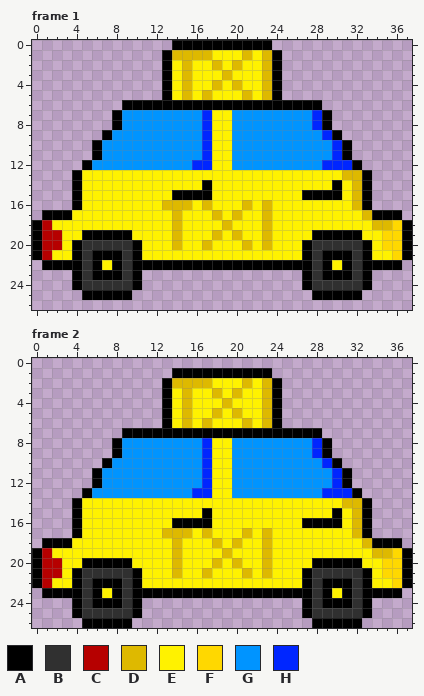
Edited in one commit: pixel-art file (assets/Textures/sprites/car_taxi.ase). Above is the file before it was changed.
38x27 pixels, 2 frames. Shown: frame 1, frame 2.
Palette (. is transparent): A #000000  B #303030  C #b60000  D #deb900  E #fff200  F #ffd800  G #0094ff  H #0026ff
Now the later version:
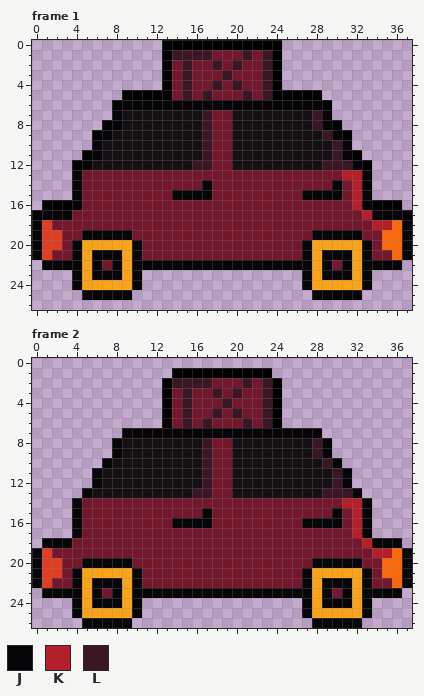
Colours new in this view: J #060608  K #b4202a  L #3b1725
Edits made:
colour B: #303030 -> #f9a31b
colour C: #b60000 -> #df3e23
colour E: #fff200 -> #73172d
colour F: #ffd800 -> #fa6a0a
colour G: #0094ff -> #141013
Changed rows in their new state; - is a pixel that keeps its letter.
Frame 1:
first column x 0:
 0 -------------A----------A-------------
 1 --------------LLLL---L-L--------------
 2 ---------------L--L-L--L--------------
 3 ---------------L---L---L--------------
 4 ---------------L--L-L--L--------------
 5 ---------AAAA--L-L---L-L-AAAA---------
 6 --------AJJJJJJJJJJJJJJJJJJJJA--------
 7 --------J--------L----------LJ--------
 8 -------AJ--------L----------LJA-------
 9 ------AJ---------L-----------LJA------
10 ------J----------L------------LJ------
11 -----AJ----------L------------LJA-----
12 ----AJ----------LL-----------LLLJA----
13 ----J--------------------------KKJ----
14 ----J------------J------------J-KJ----
15 ----J---------JJJJ---------JJJJ-KJ----
16 -AAAJ--------EEE-E---E-E--------KJAAA-
17 AJJJ----------E---E-E--E---------KJJJA
18 J-------------E----E---E----------KK-J
19 J----JJJJJ----E---E-E--E----JJJJJ----J
20 J---J-----J---E--E---E-E---J-----J---J
21 J---J-JJJ-J----------------J-JJJ-J---J
22 -JJJJ-J-J-JJJJJJJJJJJJJJJJJJ-J-J-JJJJ-
23 ----J-JJJ-J----------------J-JJJ-J----
24 ----J-----J----------------J-----J----
25 -----JJJJJ------------------JJJJJ-----
Frame 2:
first column x 0:
 2 --------------LLLL---L-L--------------
 3 ---------------L--L-L--L--------------
 4 ---------------L---L---L--------------
 5 ---------------L--L-L--L--------------
 6 ---------------L-L---L-L--------------
 7 ---------JJJJJJJJJJJJJJJJJJJJ---------
 8 --------J--------L----------LJ--------
 9 --------J--------L----------LJ--------
10 -------J---------L-----------LJ-------
11 ------J----------L------------LJ------
12 ------J----------L------------LJ------
13 -----J----------LL-----------LLLJ-----
14 ----J--------------------------KKJ----
15 ----J------------J------------J-KJ----
16 ----J---------JJJJ---------JJJJ-KJ----
17 ----J--------EEE-E---E-E--------KJ----
18 -JJJ----------E---E-E--E---------KJJJ-
19 J-------------E----E---E----------KK-J
20 J----JJJJJ----E---E-E--E----JJJJJ----J
21 J---J-----J---E--E---E-E---J-----J---J
22 J---J-JJJ-J----------------J-JJJ-J---J
23 -JJJJ-J-J-JJJJJJJJJJJJJJJJJJ-J-J-JJJJ-
24 ----J-JJJ-J----------------J-JJJ-J----
25 ----J-----J----------------J-----J----
26 -----JJJJJ------------------JJJJJ-----
Changed places in both pictures, as pixel boxes (x1, y1, x2, y2):
changed: (32, 40, 412, 300)
changed: (32, 378, 412, 628)
